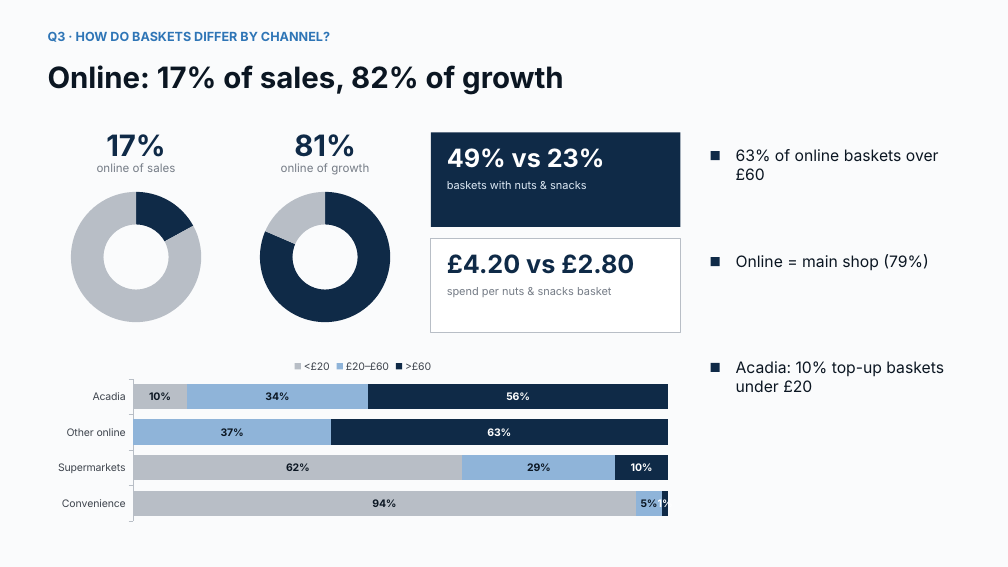
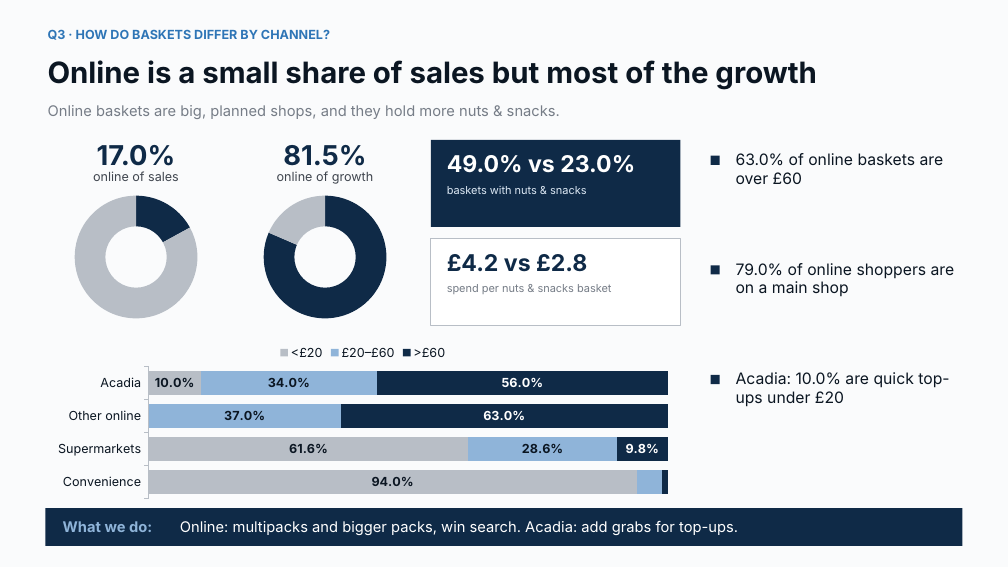
Before and after one commit to harshjunekumar/test-sample, a slide deck: slide 8 of pepsico_savoury_case/UK_Savoury_Growth_Story.pptx (slide 7 before the commit). Drawn at 1008x567 pixels with LibreOffice and Linux fonts; fonts in the diff are those of the drawing. Boxes give left, top, right and bottom in pixels: in the first picture for what was removed or moved away, otherwise in the second. Text is boxed around its words. In the diff, an @@ line names an element or a change of style, - is before the commit and + after.

```diff
--- a/pepsico_savoury_case/UK_Savoury_Growth_Story.pptx
+++ b/pepsico_savoury_case/UK_Savoury_Growth_Story.pptx
@@ text at bbox=[48, 60, 816, 90]: text changed @@
-Online: 17% of sales, 82% of growth
+Online is a small share of sales but most of the growth
@@ text added at bbox=[48, 105, 560, 119], 14 pt, text #767D87 @@
+Online baskets are big, planned shops, and they hold more nuts & snacks.
@@ text at bbox=[97, 145, 176, 166]: text changed; size 28 to 26 pt @@
-17%
+17.0%
@@ text at bbox=[283, 145, 366, 166]: text changed; size 28 to 26 pt @@
-81%
+81.5%
@@ rectangle: place and size @@
-rectangle at bbox=[431, 132, 681, 227]
+rectangle at bbox=[431, 140, 681, 227]
@@ text "online of sales" at bbox=[93, 171, 179, 181]: size 11 to 12 pt, text colour #767D87 to #40464F @@
@@ text "online of growth" at bbox=[277, 171, 373, 184]: size 11 to 12 pt, text colour #767D87 to #40464F @@
@@ text at bbox=[447, 155, 635, 173]: text changed; size 24 to 22 pt @@
-49% vs 23%
+49.0% vs 23.0%
@@ 2 texts, 1 rectangle: place and size @@
-2 texts, 1 rectangle at bbox=[97, 151, 720, 175]
+2 texts, 1 rectangle at bbox=[93, 156, 720, 184]
@@ text at bbox=[736, 153, 944, 184]: text changed @@
-63% of online baskets over £60
+63.0% of online baskets are over £60
@@ doughnut chart at bbox=[64, 185, 208, 329] @@
@@ lettering changed @@
@@ doughnut chart: place and size @@
-doughnut chart at bbox=[60, 181, 212, 333]
+doughnut chart at bbox=[64, 185, 208, 329]
@@ doughnut chart at bbox=[253, 185, 397, 329] @@
@@ lettering changed @@
@@ doughnut chart: place and size @@
-doughnut chart at bbox=[250, 181, 401, 333]
+doughnut chart at bbox=[253, 185, 397, 329]
@@ text "baskets with nuts & snacks": place and size @@
-text "baskets with nuts & snacks" at bbox=[447, 181, 586, 189]
+text "baskets with nuts & snacks" at bbox=[447, 186, 586, 194]
@@ rectangle: place and size @@
-rectangle at bbox=[431, 238, 681, 333]
+rectangle at bbox=[431, 238, 681, 325]
@@ text at bbox=[447, 254, 587, 272]: text changed; size 24 to 22 pt @@
-£4.20 vs £2.80
+£4.2 vs £2.8
@@ rectangle: place and size @@
-rectangle at bbox=[711, 257, 720, 266]
+rectangle at bbox=[711, 265, 720, 274]
@@ text at bbox=[736, 263, 955, 297]: text changed @@
-Online = main shop (79%)
+79.0% of online shoppers are on a main shop
@@ bar stacked 100% chart at bbox=[45, 337, 681, 503] @@
@@ <£20, Supermarkets: 0.62 to 0.616 @@
@@ data labels of <£20 changed @@
@@ £20–£60, Supermarkets: 0.29 to 0.286 @@
@@ data labels of £20–£60 changed @@
@@ >£60, Supermarkets: 0.1 to 0.098 @@
@@ data labels of >£60 changed @@
@@ legend changed @@
@@ category axis changed @@
@@ value axis changed @@
@@ bar spacing changed @@
@@ lettering changed @@
@@ bar stacked 100% chart: place and size @@
-bar stacked 100% chart at bbox=[45, 352, 681, 526]
+bar stacked 100% chart at bbox=[45, 337, 681, 503]
@@ rectangle: place and size @@
-rectangle at bbox=[711, 363, 720, 372]
+rectangle at bbox=[711, 375, 720, 384]
@@ text at bbox=[736, 372, 949, 407]: text changed @@
-Acadia: 10% top-up baskets under £20
+Acadia: 10.0% are quick top-ups under £20
@@ rectangle added at bbox=[45, 508, 963, 546], fill #0F2A47 @@
@@ text added at bbox=[63, 521, 152, 532], 14 pt, text #8FB4D9, bold @@
+What we do:
@@ text added at bbox=[180, 521, 738, 535], 14 pt, text #FFFFFF @@
+Online: multipacks and bigger packs, win search. Acadia: add grabs for top-ups.
```
Also in this commit, not shown: 10 other slides changed, 2 slides added, 1 slide removed, 1 other file.
